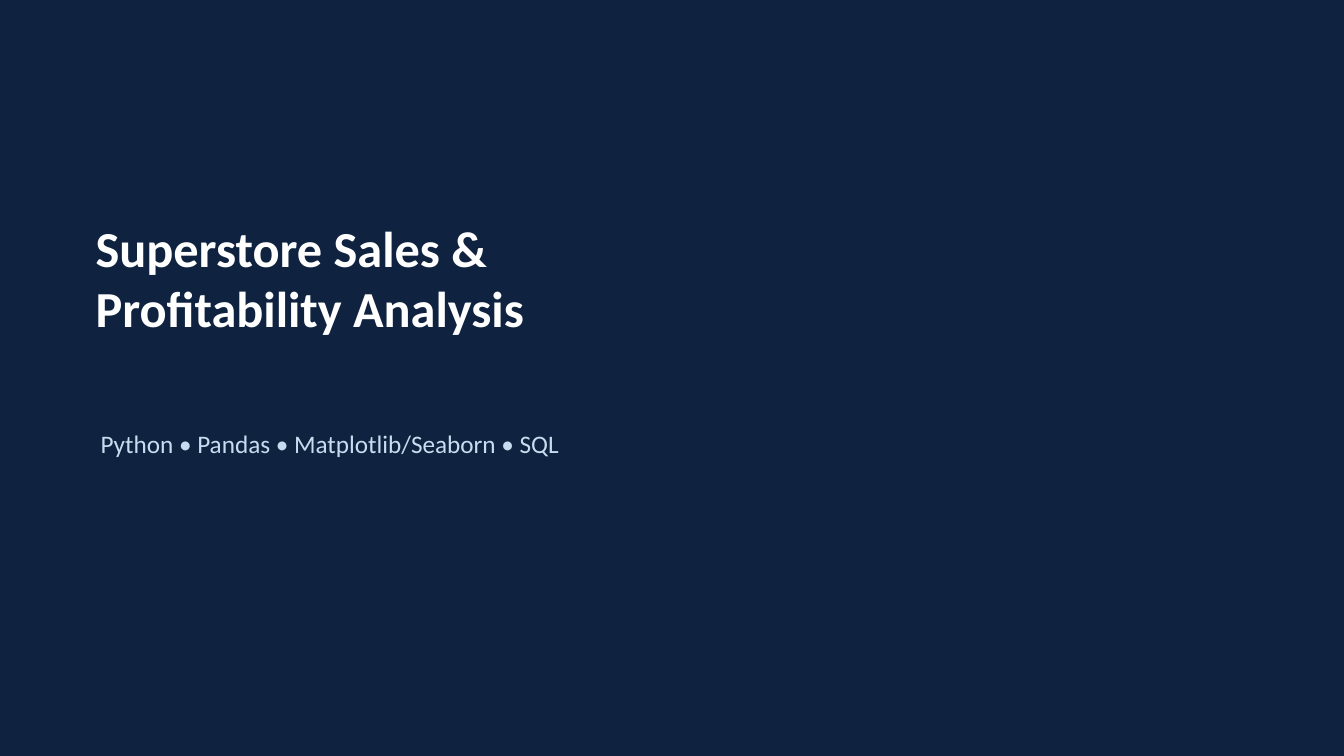
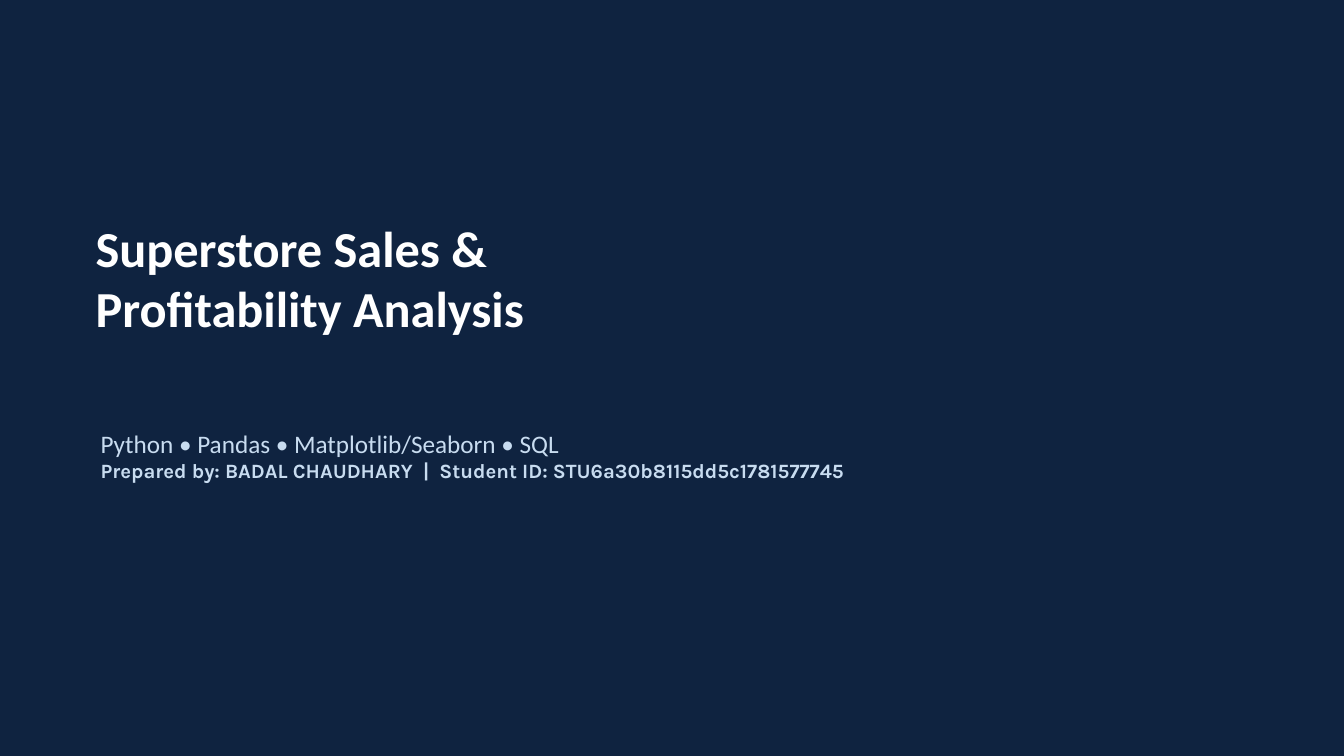
Before and after one commit to badal65/superstore-sales-analysis, a slide deck: slide 1 of Superstore_Sales_Analysis_Presentation.pptx. Drawn at 1344x756 pixels with LibreOffice and Linux fonts; fonts in the diff are those of the drawing. Boxes give left, top, right and bottom in pixels: in the first picture for what was removed or moved away, otherwise in the second. Text is boxed around its words. In the diff, an @@ line names an element or a change of style, - is before the commit and + after.

Commit message:
Update presentation with author name and student ID

```diff
--- a/Superstore_Sales_Analysis_Presentation.pptx
+++ b/Superstore_Sales_Analysis_Presentation.pptx
@@ text at (101,464,844,483): paragraph added @@
+Prepared by: BADAL CHAUDHARY | Student ID: STU6a30b8115dd5c1781577745
```
